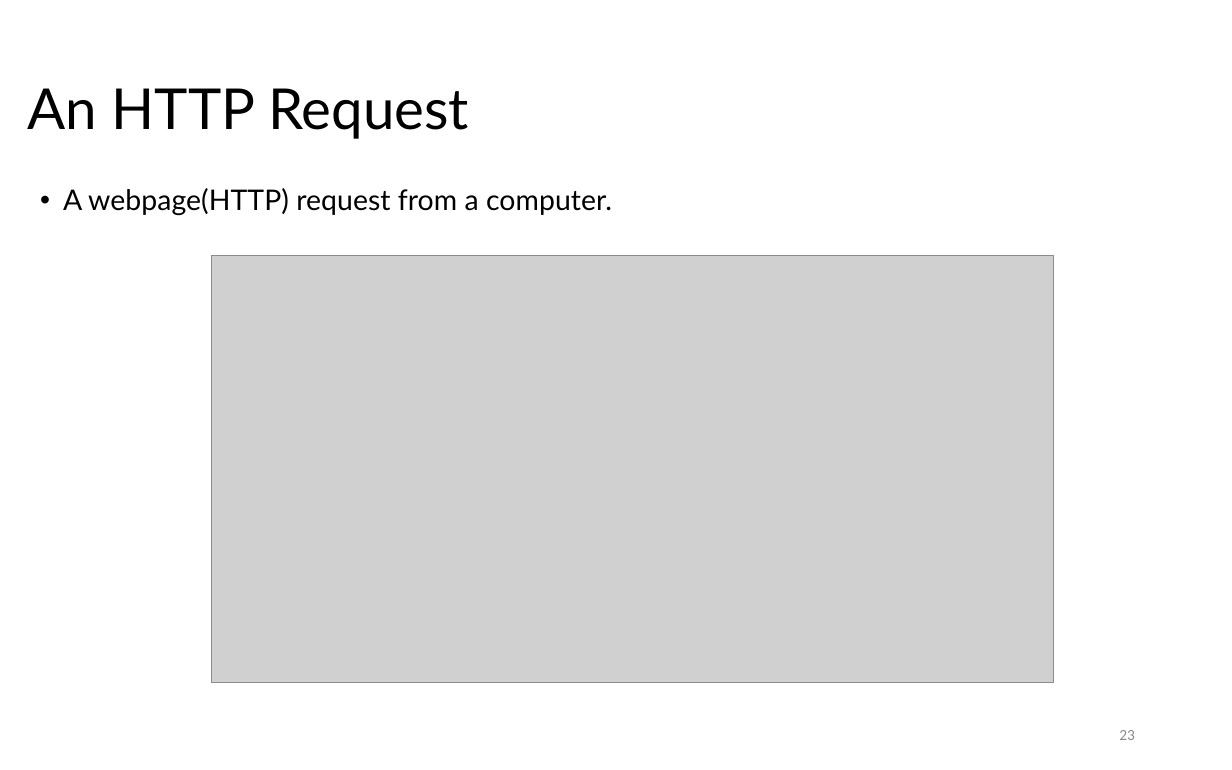
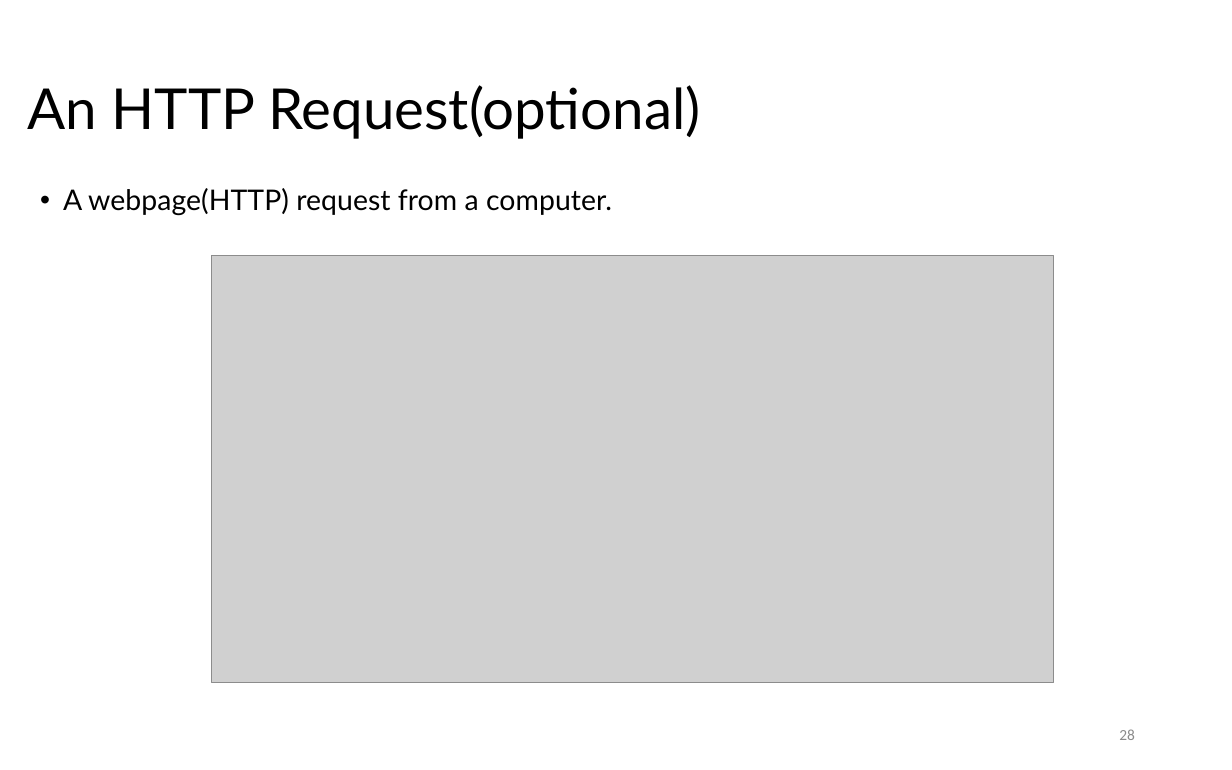
Before and after one commit to LongBaoNguyen/longbaonguyen.github.io, a slide deck: slide 28 of courses/apcsp/lect18.pptx (slide 23 before the commit). Drawn at 1232x770 pixels with LibreOffice and Linux fonts; fonts in the diff are those of the drawing; grey boxes stand for pictures. Boxes give left, top, right and bottom in pixels: in the first picture for what was removed or moved away, otherwise in the second. Text is boxed around its words. In the diff, an @@ line names an element or a change of style, - is before the commit and + after.

```diff
--- a/courses/apcsp/lect18.pptx
+++ b/courses/apcsp/lect18.pptx
@@ title at (28, 85, 700, 139): text changed @@
-An HTTP Request
+An HTTP Request(optional)
@@ page number at (1119, 729, 1135, 740): text changed @@
-23
+28
```
Also in this commit, not shown: 3 other slides changed, 2 other files.
